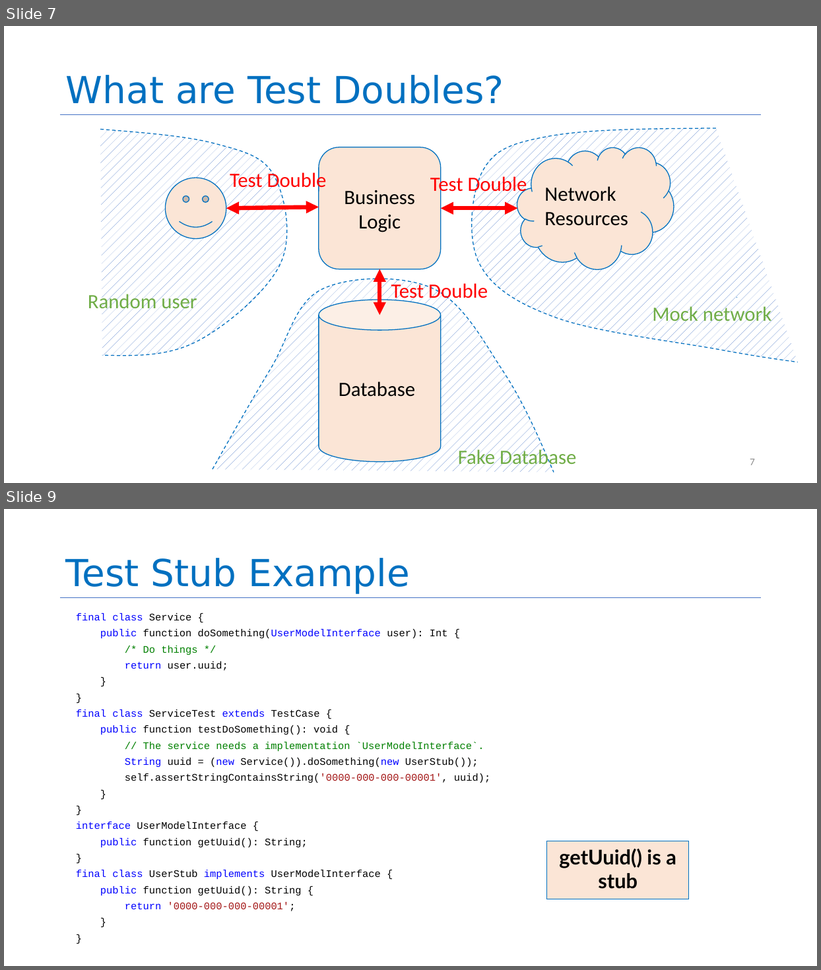
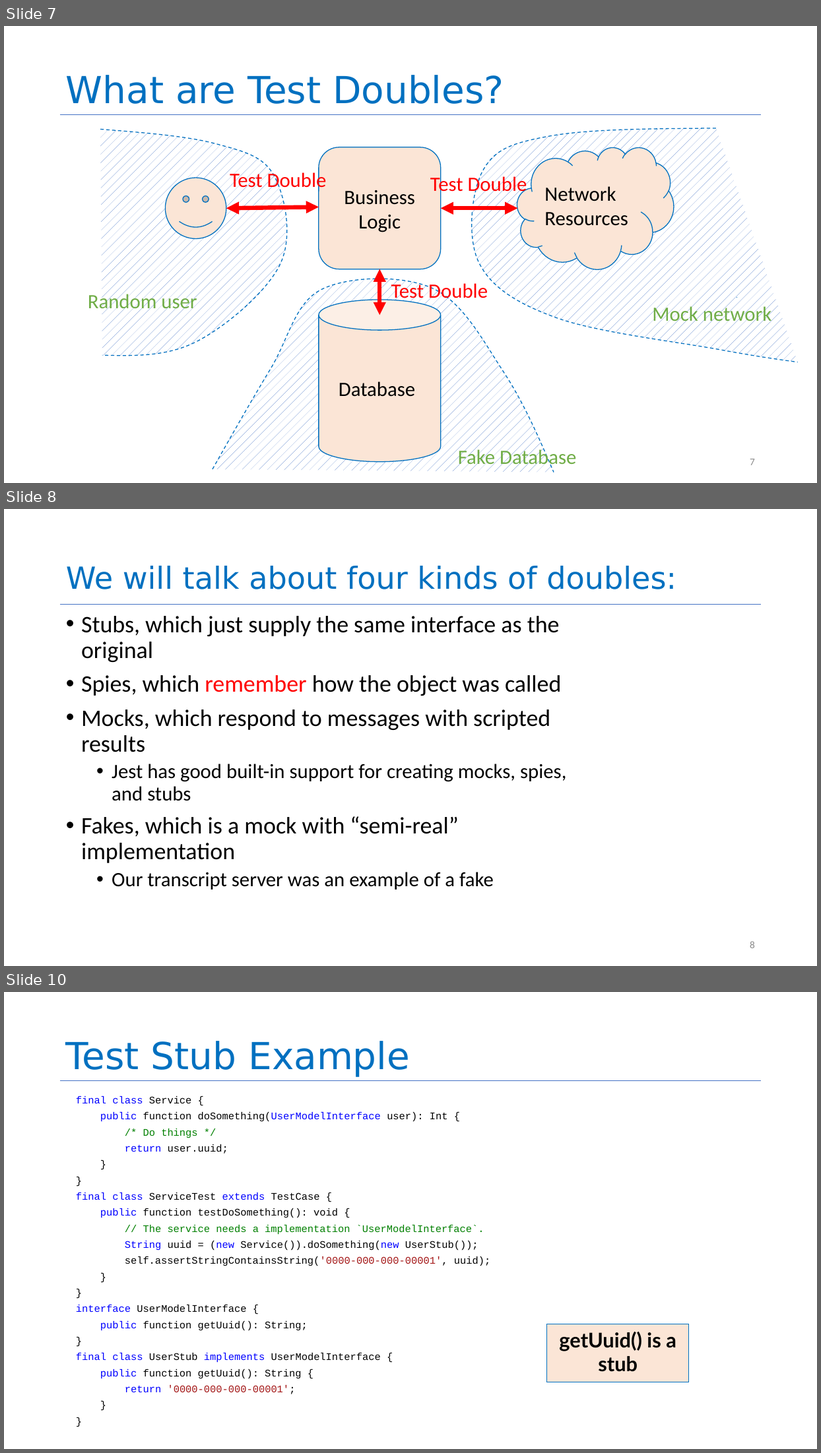
Before and after one commit to neu-se/CS4530-Spring-2022, a slide deck: Slides/Lesson 5.3 Testing Systems.pptx. Shown one above the other, each under a label of ours: slides 7 and 9 before the commit, slides 7, 8 and 10 after it; the slides between them are not shown. The pictures are 821x970 and 821x1453 pixels, drawn with LibreOffice and Linux fonts; fonts in the diff are those of the drawing. Boxes give left, top, right and bottom in pixels: in the first picture for what was removed or moved away, otherwise in the second. Text is boxed around its words. In the diff, an @@ line names an element or a change of style, - is before the commit and + after.

```diff
--- a/Slides/Lesson 5.3 Testing Systems.pptx
+++ b/Slides/Lesson 5.3 Testing Systems.pptx
@@ slide 8 added at box(4, 509, 817, 966), background #FFFFFF @@
@@ title added at box(66, 566, 677, 590), 36 pt, text #0070C0 @@
+We will talk about four kinds of doubles:
@@ line added from (60, 604) to (762, 604), #4472C4 0.5 pt @@
@@ text added at box(81, 616, 566, 890), 28 pt, text #000000 @@
+• Stubs, which just supply the same interface as the original
+• Spies, which remember how the object was called
+• Mocks, which respond to messages with scripted results
+  • Jest has good built-in support for creating mocks, spies, and stubs
+• Fakes, which is a mock with “semi-real” implementation
+  • Our transcript server was an example of a fake
@@ page number added at box(750, 941, 755, 949), 12 pt, text #8C8C8C @@
+8
@@ what was slide 9 is now slide 10 @@
```
Also in this commit, not shown: 2 slides changed.
